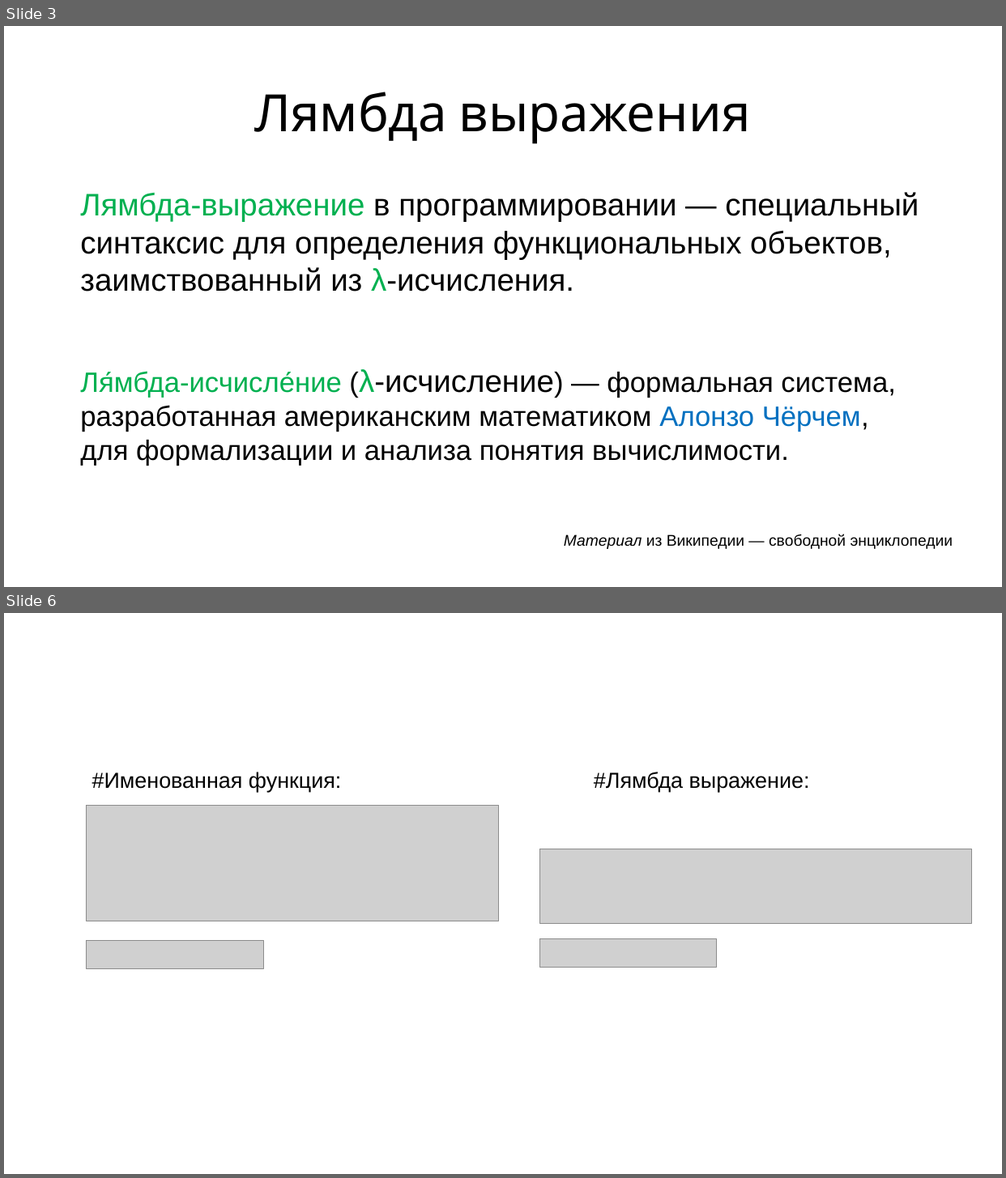
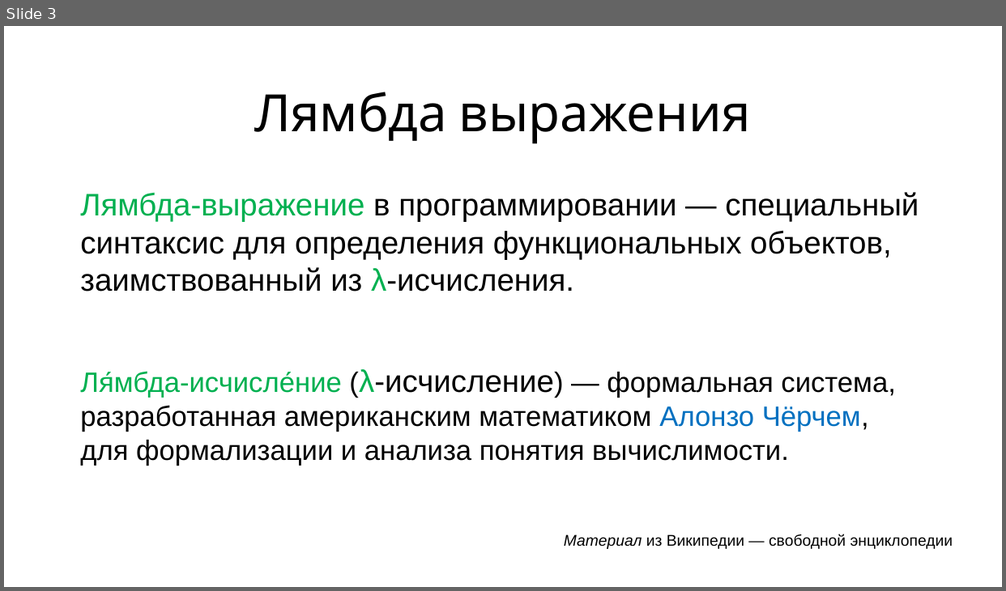
Before and after one commit to maxchv/LearnPython, a slide deck: week06/Lambda.pptx. Shown one above the other, each under a label of ours: slides 3 and 6 before the commit, slide 3 after it; the slides between them are not shown. The pictures are 1006x1178 and 1006x591 pixels, drawn with LibreOffice and Linux fonts; fonts in the diff are those of the drawing; grey boxes stand for pictures. Boxes give left, top, right and bottom in pixels: in the first picture for what was removed or moved away, otherwise in the second. Text is boxed around its words. In the diff, an @@ line names an element or a change of style, - is before the commit and + after.

Commit message:
Добавлены материалы занятия по лямбдам

```diff
--- a/week06/Lambda.pptx
+++ b/week06/Lambda.pptx
@@ slide 6 removed at box(4, 613, 1002, 1174), background #FFFFFF @@
@@ text removed at box(92, 772, 341, 792) @@
-#Именованная функция:
@@ text removed at box(594, 772, 810, 792) @@
-#Лямбда выражение:
@@ picture removed at box(87, 805, 498, 921) @@
@@ text removed at box(317, 803, 396, 806) @@
-hello():
@@ picture removed at box(539, 850, 972, 923) @@
@@ picture removed at box(87, 941, 263, 969) @@
@@ picture removed at box(539, 939, 716, 967) @@
```
Also in this commit, not shown: 6 slides changed, 19 slides added, 4 other slides removed, 2 other files.
